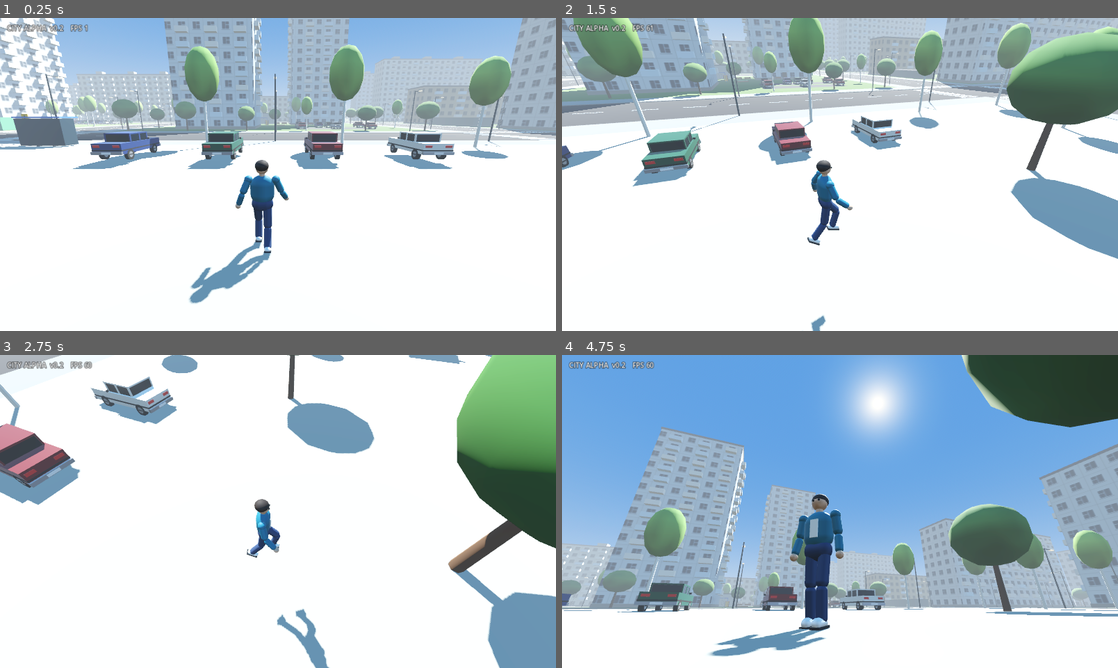
Above: before the commit, frames 1-4 (two rows, left to right).
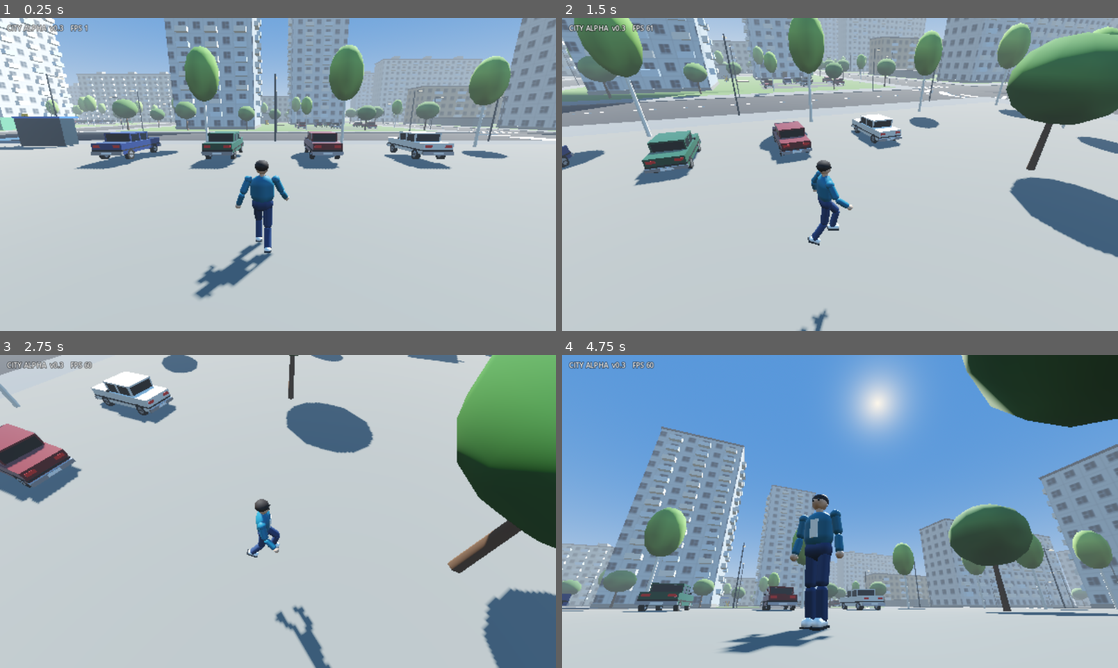
Above: after the commit, the same moments.

Repository: huhenbekon-byte/city-alpha
Game: Godot game, scene res://scenes/main.tscn
Two runs of this game, one before a commit and one after it. Both use one fixed random seed, a clock stepped at 60 frames per second and the inputs below.
Inputs (mouse positions are in pixels of both pictures, inside the frame that each line leads up to):
- Up to frame 1 (0.25 s): no input
- Up to frame 2 (1.5 s): move the mouse to (962, 158) at 0.52 s; hold D (move_right) 0.53-1.25 s; hold F (interact) 0.53-1.25 s; click (962, 158) at 0.67 s; tap Space (jump) at 0.77, 0.8, 1.07 s; drag from (728, 190) to (812, 237) at 1.27 s
- Up to frame 3 (2.75 s): move the mouse to (333, 442) at 2.02 s; hold D (move_right) from 2.03 s (still down); hold F (interact) from 2.03 s (still down); tap Space (jump) at 2.3 s
- Up to frame 4 (4.75 s): release D (move_right) at 2.75 s; release F (interact) at 2.75 s; drag from (812, 574) to (673, 464) at 2.77 s; move the mouse to (1006, 558) at 3.52 s; hold A (move_left) 3.53-4.25 s; hold Space (jump) 3.53-4.25 s; tap E at 3.6 s; drag from (673, 464) to (756, 433) at 4.27 s

The runs differ from the first frame. In frame 1, 83% of the frame differs, in the area x 0-100%, y 0-100%; in frame 2, 89%; in frame 3, 88%; in frame 4, 45%.

Commit message:
Распакован city-alpha.zip

Diff:
--- a/project.godot
+++ b/project.godot
@@ -27,4 +27,8 @@
 
 renderer/rendering_method="mobile"
 textures/vram_compression/import_etc2_astc=true
-anti_aliasing/quality/msaa_3d=1
+anti_aliasing/quality/msaa_3d=0
+scaling_3d/scale=0.75
+lights_and_shadows/directional_shadow/size=2048
+lights_and_shadows/directional_shadow/soft_shadow_filter_quality=0
+lights_and_shadows/directional_shadow/16_bits=true
--- a/scripts/city_builder.gd
+++ b/scripts/city_builder.gd
@@ -23,7 +23,8 @@
 
 var rng := RandomNumberGenerator.new()
 
-var _batches := {}
+var _defs := {}      # вид объекта -> меш, материал, дальность, тень
+var _batches := {}   # "вид|кусок" -> трансформы и цвета
 var _occupied: Array[Rect2] = []
 var _c := Vector3.ZERO   # центр текущего квартала
 var _mx := 1.0           # зеркалирование шаблона квартала
@@ -445,9 +446,9 @@
 
     _m["asphalt"] = _mat(Color(0.19, 0.19, 0.20), 0.95)
     _m["wasteland"] = _mat(Color(0.30, 0.34, 0.22), 1.0)
-    _m["sidewalk"] = _mat(Color(0.58, 0.57, 0.55), 0.95)
+    _m["sidewalk"] = _mat(Color(0.46, 0.45, 0.44), 0.95)
     _m["grass"] = _mat(Color(0.33, 0.45, 0.22), 1.0)
-    _m["paving"] = _mat(Color(0.70, 0.66, 0.60), 0.9)
+    _m["paving"] = _mat(Color(0.50, 0.47, 0.43), 0.9)
     _m["soil"] = _mat(Color(0.30, 0.22, 0.15), 1.0)
     _m["yard_asphalt"] = _mat(Color(0.27, 0.27, 0.28), 0.95)
     _m["roof"] = _mat(Color(0.30, 0.30, 0.32), 0.9)
@@ -501,31 +502,33 @@
     return m
 
 
+## Виды мелких объектов: меш, материал, дальность видимости (м), тень.
+## Мелочь пропадает вдали и не отбрасывает тени — это сильно ускоряет телефон.
 func _define_batches() -> void:
-    _batch("balcony", _box_mesh(Vector3(2.5, 1.05, 1.0)), _vc_mat(0.85))
-    _batch("door", _box_mesh(Vector3(1.4, 2.2, 0.12)), _mat(Color(0.32, 0.22, 0.15), 0.7))
-    _batch("canopy", _box_mesh(Vector3(2.4, 0.14, 1.3)), _m["concrete"])
-    _batch("roof_box", _box_mesh(Vector3(3.5, 2.4, 3.0)), _m["concrete"])
-    _batch("dash", _box_mesh(Vector3(0.18, 0.02, 2.5)), _m["white"])
-    _batch("zebra", _box_mesh(Vector3(0.55, 0.02, 3.4)), _m["white"])
-    _batch("pole", _cyl_mesh(0.07, 0.09, 7.0, 8), _m["metal"])
-    _batch("lamp_arm", _box_mesh(Vector3(0.08, 0.08, 1.6)), _m["metal"])
+    _batch("balcony", _box_mesh(Vector3(2.5, 1.05, 1.0)), _vc_mat(0.85), 220.0)
+    _batch("door", _box_mesh(Vector3(1.4, 2.2, 0.12)), _mat(Color(0.32, 0.22, 0.15), 0.7), 90.0)
+    _batch("canopy", _box_mesh(Vector3(2.4, 0.14, 1.3)), _m["concrete"], 110.0)
+    _batch("roof_box", _box_mesh(Vector3(3.5, 2.4, 3.0)), _m["concrete"], 250.0)
+    _batch("dash", _box_mesh(Vector3(0.18, 0.02, 2.5)), _m["white"], 90.0)
+    _batch("zebra", _box_mesh(Vector3(0.55, 0.02, 3.4)), _m["white"], 90.0)
+    _batch("pole", _cyl_mesh(0.07, 0.09, 7.0, 6), _m["metal"], 150.0)
+    _batch("lamp_arm", _box_mesh(Vector3(0.08, 0.08, 1.6)), _m["metal"], 150.0)
     var lamp := _mat(Color(1.0, 0.96, 0.85), 0.3)
     lamp.emission_enabled = true
     lamp.emission = Color(1.0, 0.92, 0.75)
     lamp.emission_energy_multiplier = 0.8
-    _batch("lamp_head", _box_mesh(Vector3(0.3, 0.12, 0.55)), lamp)
-    _batch("trunk", _cyl_mesh(0.12, 0.18, 2.6, 7), _mat(Color(0.36, 0.25, 0.17), 0.9))
-    _batch("birch", _cyl_mesh(0.09, 0.13, 5.5, 7), _mat(Color(0.92, 0.90, 0.86), 0.8))
-    _batch("crown", _sphere_mesh(2.0, 3.4), _vc_mat(0.9))
-    _batch("birch_crown", _sphere_mesh(1.3, 4.0), _vc_mat(0.9))
-    _batch("bush", _sphere_mesh(0.7, 1.0), _vc_mat(0.9))
-    _batch("bench_seat", _box_mesh(Vector3(1.8, 0.07, 0.45)), _m["wood"])
-    _batch("bench_back", _box_mesh(Vector3(1.8, 0.35, 0.06)), _m["wood"])
-    _batch("bench_leg", _box_mesh(Vector3(0.07, 0.45, 0.45)), _m["metal"])
-    _batch("garage_door", _box_mesh(Vector3(2.6, 2.1, 0.06)), _vc_mat(0.7))
+    _batch("lamp_head", _box_mesh(Vector3(0.3, 0.12, 0.55)), lamp, 150.0)
+    _batch("trunk", _cyl_mesh(0.12, 0.18, 2.6, 6), _mat(Color(0.36, 0.25, 0.17), 0.9), 180.0)
+    _batch("birch", _cyl_mesh(0.09, 0.13, 5.5, 6), _mat(Color(0.92, 0.90, 0.86), 0.8), 180.0)
+    _batch("crown", _sphere_mesh(2.0, 3.4), _vc_mat(0.9), 200.0, true)
+    _batch("birch_crown", _sphere_mesh(1.3, 4.0), _vc_mat(0.9), 200.0, true)
+    _batch("bush", _sphere_mesh(0.7, 1.0), _vc_mat(0.9), 80.0)
+    _batch("bench_seat", _box_mesh(Vector3(1.8, 0.07, 0.45)), _m["wood"], 70.0)
+    _batch("bench_back", _box_mesh(Vector3(1.8, 0.35, 0.06)), _m["wood"], 70.0)
+    _batch("bench_leg", _box_mesh(Vector3(0.07, 0.45, 0.45)), _m["metal"], 70.0)
+    _batch("garage_door", _box_mesh(Vector3(2.6, 2.1, 0.06)), _vc_mat(0.7), 140.0)
     for i in PARKED_COLORS.size():
-        _batch("car%d" % i, CarModel.parked_mesh(PARKED_COLORS[i]), null)
+        _batch("car%d" % i, CarModel.parked_mesh(PARKED_COLORS[i]), null, 160.0, true)
 
 
 # ================================================================ помощники
@@ -552,39 +555,47 @@
     return true
 
 
-func _batch(key: String, mesh: Mesh, mat: Material) -> void:
-    _batches[key] = {"mesh": mesh, "mat": mat, "x": [], "c": []}
-
-
+func _batch(key: String, mesh: Mesh, mat: Material, range_end: float, shadow := false) -> void:
+    _defs[key] = {"mesh": mesh, "mat": mat, "range": range_end, "shadow": shadow}
+
+
+## Объекты раскладываются по кускам размером с квартал: тогда камера рисует
+## только те куски, что попали в кадр, а не весь город сразу.
 func _put(key: String, pos: Vector3, yaw := 0.0, col := Color.WHITE, scl := Vector3.ONE) -> void:
-    var b: Dictionary = _batches[key]
-    var basis := Basis(Vector3.UP, yaw) * Basis.from_scale(scl)
+    var cx := int(floor(pos.x / PITCH + 0.5))
+    var cz := int(floor(pos.z / PITCH + 0.5))
+    var ck := "%s|%d|%d" % [key, cx, cz]
+    if not _batches.has(ck):
+        _batches[ck] = {"key": key, "x": [], "c": []}
+    var b: Dictionary = _batches[ck]
     var xs: Array = b["x"]
     var cs: Array = b["c"]
-    xs.append(Transform3D(basis, pos))
+    xs.append(Transform3D(Basis(Vector3.UP, yaw) * Basis.from_scale(scl), pos))
     cs.append(col)
 
 
 func _flush_batches() -> void:
-    for key: String in _batches:
-        var b: Dictionary = _batches[key]
+    for ck: String in _batches:
+        var b: Dictionary = _batches[ck]
+        var d: Dictionary = _defs[b["key"]]
         var xs: Array = b["x"]
         var cs: Array = b["c"]
-        if xs.is_empty():
-            continue
         var mm := MultiMesh.new()
         mm.transform_format = MultiMesh.TRANSFORM_3D
         mm.use_colors = true
-        mm.mesh = b["mesh"]
+        mm.mesh = d["mesh"]
         mm.instance_count = xs.size()
         for i in xs.size():
             mm.set_instance_transform(i, xs[i])
             mm.set_instance_color(i, cs[i])
         var mmi := MultiMeshInstance3D.new()
-        mmi.name = "MM_" + key
         mmi.multimesh = mm
-        if b["mat"] != null:
-            mmi.material_override = b["mat"]
+        if d["mat"] != null:
+            mmi.material_override = d["mat"]
+        mmi.visibility_range_end = d["range"]
+        var shadow: bool = d["shadow"]
+        mmi.cast_shadow = GeometryInstance3D.SHADOW_CASTING_SETTING_ON if shadow \
+                else GeometryInstance3D.SHADOW_CASTING_SETTING_OFF
         add_child(mmi)
 
 
--- a/scripts/main.gd
+++ b/scripts/main.gd
@@ -42,7 +42,7 @@
     else:
         _touch.interact_text = ""
 
-    var text := "CITY ALPHA  v0.2    FPS %d" % Engine.get_frames_per_second()
+    var text := "CITY ALPHA  v0.3    FPS %d" % Engine.get_frames_per_second()
     if not _touch.pads_enabled:
         if _driving:
             text += "\nW/S — газ/тормоз   A/D — руль   Пробел — ручник   F — выйти   Мышь — камера"
@@ -156,13 +156,14 @@
     env.background_mode = Environment.BG_SKY
     env.sky = sky
     env.ambient_light_source = Environment.AMBIENT_SOURCE_SKY
+    env.ambient_light_energy = 0.7
     env.tonemap_mode = Environment.TONE_MAPPER_FILMIC
+    env.tonemap_exposure = 0.85
     env.fog_enabled = true
     env.fog_light_color = Color(0.76, 0.82, 0.88)
-    env.fog_density = 0.004
+    env.fog_density = 0.0025
     env.fog_sky_affect = 0.3
-    env.glow_enabled = true
-    env.glow_intensity = 0.4
+    env.glow_enabled = false  # на телефоне дорого и «засвечивает» картинку
 
     var we := WorldEnvironment.new()
     we.environment = env
@@ -171,9 +172,10 @@
     var sun := DirectionalLight3D.new()
     sun.rotation_degrees = Vector3(-48, -35, 0)
     sun.light_color = Color(1.0, 0.95, 0.86)
-    sun.light_energy = 1.2
+    sun.light_energy = 1.05
     sun.shadow_enabled = true
-    sun.directional_shadow_max_distance = 90.0
+    sun.directional_shadow_mode = DirectionalLight3D.SHADOW_ORTHOGONAL  # самый дешёвый режим
+    sun.directional_shadow_max_distance = 45.0
     add_child(sun)
 
 
--- a/scripts/touch_controls.gd
+++ b/scripts/touch_controls.gd
@@ -141,9 +141,11 @@
         return
     var base := _joy_center if _joy_index != -1 else Vector2(210.0, size.y - 200.0)
     var knob := _joy_knob if _joy_index != -1 else base
-    draw_circle(base, JOY_RADIUS, Color(1, 1, 1, 0.10))
-    draw_arc(base, JOY_RADIUS, 0.0, TAU, 48, Color(1, 1, 1, 0.35), 3.0, true)
-    draw_circle(knob, KNOB_RADIUS, Color(1, 1, 1, 0.45))
+    # Тёмная подложка + белая обводка: видно и на светлом асфальте, и на небе.
+    draw_circle(base, JOY_RADIUS, Color(0, 0, 0, 0.28))
+    draw_arc(base, JOY_RADIUS, 0.0, TAU, 48, Color(1, 1, 1, 0.8), 4.0, true)
+    draw_circle(knob, KNOB_RADIUS, Color(1, 1, 1, 0.75))
+    draw_arc(knob, KNOB_RADIUS, 0.0, TAU, 32, Color(0, 0, 0, 0.35), 2.0, true)
 
     var font := ThemeDB.fallback_font
     for b: Dictionary in _buttons():
@@ -152,20 +154,20 @@
         var id: String = b["id"]
         var text: String = b["text"]
         var down := _held.has(id)
-        var fill := Color(1, 1, 1, 0.32 if down else 0.14)
+        var fill := Color(0, 0, 0, 0.5 if down else 0.3)
         if id == "gas":
-            fill = Color(0.3, 0.9, 0.4, 0.45 if down else 0.25)
+            fill = Color(0.15, 0.6, 0.25, 0.8 if down else 0.55)
         elif id == "brake":
-            fill = Color(0.95, 0.3, 0.25, 0.45 if down else 0.25)
+            fill = Color(0.75, 0.15, 0.12, 0.8 if down else 0.55)
         elif id == "interact":
-            fill = Color(1.0, 0.8, 0.2, 0.55 if down else 0.35)
+            fill = Color(0.9, 0.6, 0.05, 0.9 if down else 0.7)
         draw_circle(pos, r, fill)
-        draw_arc(pos, r, 0.0, TAU, 48, Color(1, 1, 1, 0.55), 3.0, true)
+        draw_arc(pos, r, 0.0, TAU, 48, Color(1, 1, 1, 0.85), 4.0, true)
         if id == "jump":
             draw_colored_polygon(PackedVector2Array([
                 pos + Vector2(0, -24), pos + Vector2(22, 12), pos + Vector2(-22, 12)
-            ]), Color(1, 1, 1, 0.85))
+            ]), Color(1, 1, 1, 0.95))
         else:
-            var fs := 22
+            var fs := 24
             draw_string(font, pos + Vector2(-r, fs * 0.35), text,
                     HORIZONTAL_ALIGNMENT_CENTER, r * 2.0, fs, Color(1, 1, 1, 0.95))
Not shown, removed: city-alpha.zip
